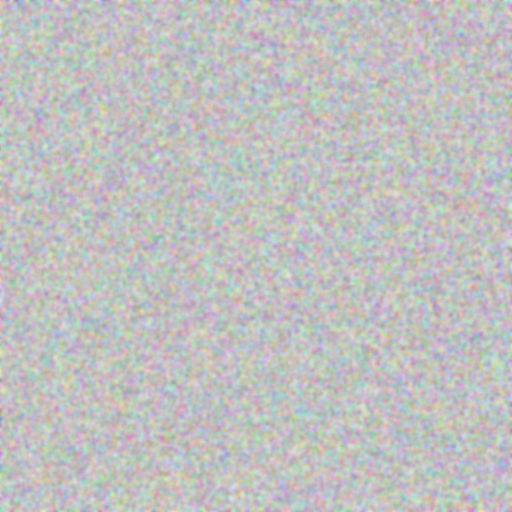
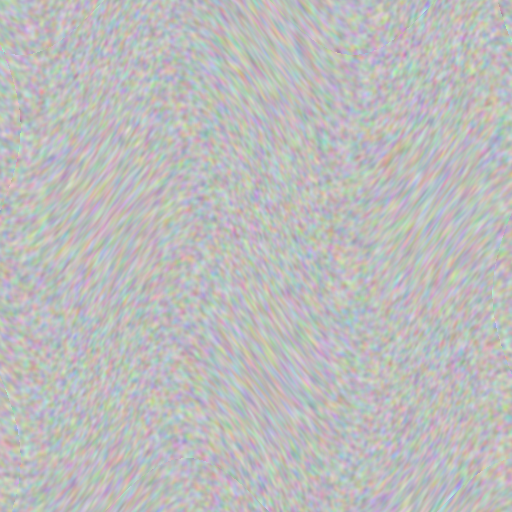
Layered file, before and after one edit (512px x 512px). Changes by layer:
added layer "Layer 7" (59%) above "Layer 5" over left=0, top=0, right=512, bottom=512
hid "Layer 5", opacity 62% → 100% over left=0, top=0, right=512, bottom=512
